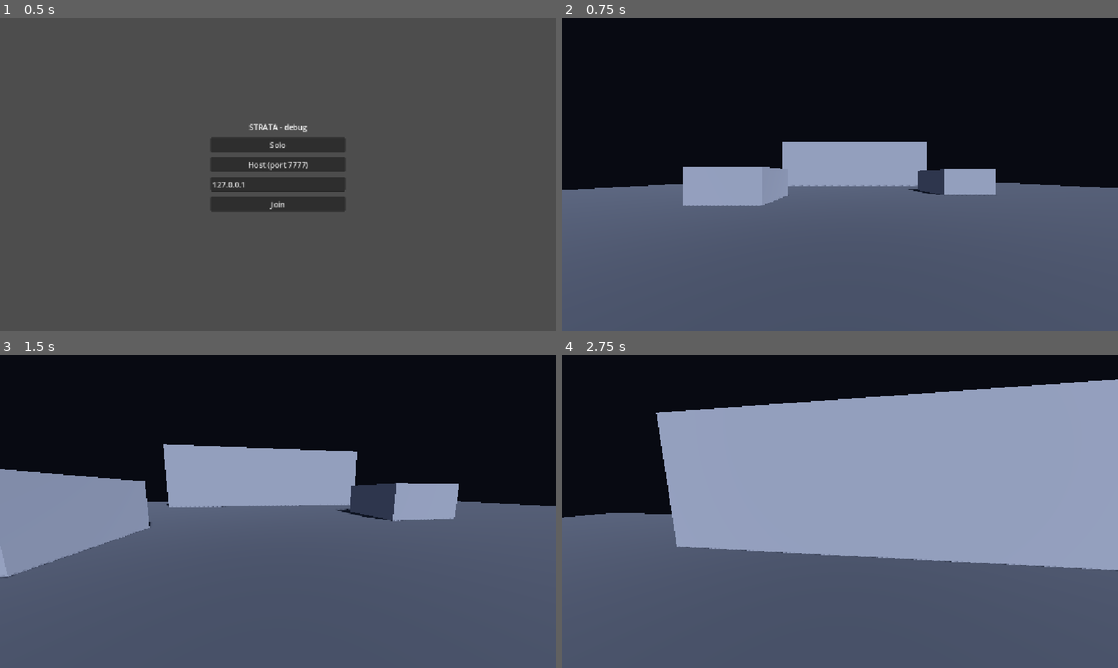
Above: before the commit, frames 1-4 (two rows, left to right).
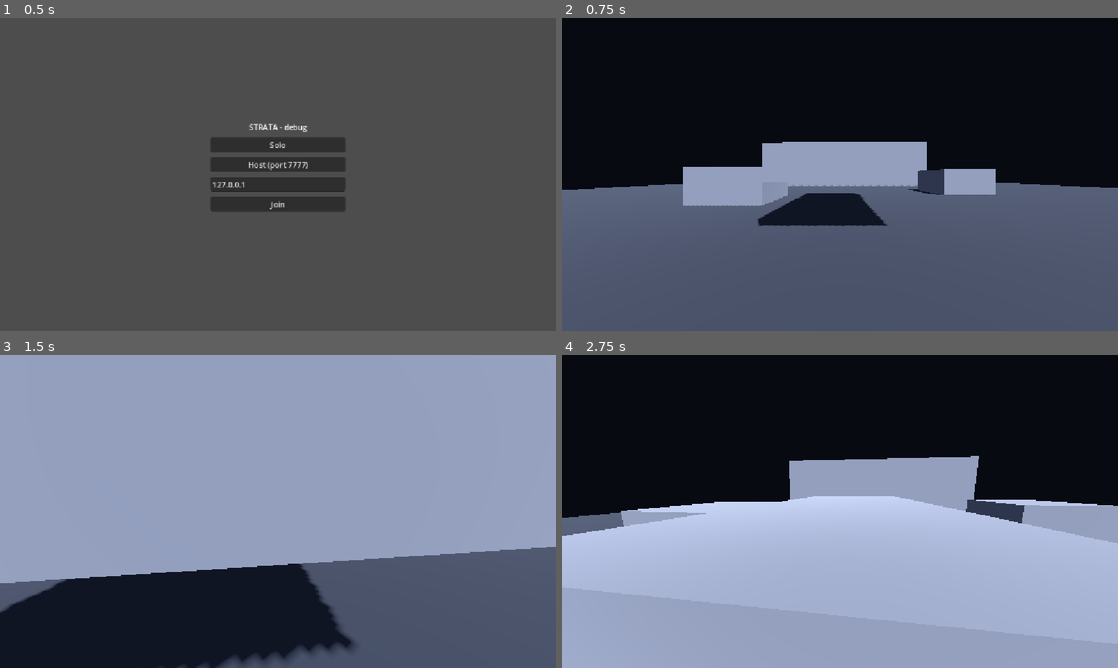
Above: after the commit, the same moments.

Repository: kyaminq-ui/Strata_FPS
Game: Godot game, scene res://game/main.tscn
Same seed, same stepped clock (60 frames per second), same inputs: the game is played once before the commit and once after it.
Inputs (mouse positions are in pixels of both pictures, inside the frame that each line leads up to):
- Up to frame 1 (0.5 s): no input
- Up to frame 2 (0.75 s): click "Solo" at 0.5 s
- Up to frame 3 (1.5 s): tap Enter at 1.25 s; move the mouse to (305, 511) at 1.27 s; hold W (move_forward) from 1.28 s (still down); tap Shift (dash) at 1.35 s; click (305, 511) at 1.42 s
- Up to frame 4 (2.75 s): keep holding W (move_forward); tap Space (jump) at 1.52, 1.82, 2.27, 2.3, 2.57 s; tap Ctrl (slide, bound only after the commit) at 1.55, 2.1 s; move the mouse to (812, 511) at 2.02 s

Frame 1 is identical in both runs. In frame 2, 2.1% of the frame differs, in the area x 35-59%, y 40-67%; in frame 3, 70%; in frame 4, 73%, in the area x 0-100%, y 7-100%.

Commit message:
Layer E: slide with crouch component, crawl under obstacles, replicated
Co-Authored-By: Claude Sonnet 5 <noreply@anthropic.com>

Diff:
--- a/game/player/movement_config.gd
+++ b/game/player/movement_config.gd
@@ -20,6 +20,16 @@
 @export var dash_duration: float = 0.18
 @export var dash_cooldown: float = 0.8
 
+@export_group("Couche E - Slide")
+@export var slide_min_entry_speed: float = 5.0
+@export var slide_speed: float = 12.0
+@export var slide_duration: float = 0.8
+@export var slide_friction: float = 6.0
+@export var crawl_speed: float = 3.0
+@export var slide_height: float = 1.0
+@export var slide_head_height: float = 0.75
+@export var crouch_transition: float = 0.1
+
 @export_group("Regard")
 @export var mouse_sensitivity: float = 0.0022
 @export var max_pitch_degrees: float = 89.0
--- a/game/player/player.gd
+++ b/game/player/player.gd
@@ -15,18 +15,24 @@
 var net_position: Vector3
 var net_yaw: float
 var net_pitch: float
+var net_sliding: bool
 
 var _coyote_left := 0.0
 var _jump_buffer_left := 0.0
 var _dash_left := 0.0
 var _dash_cooldown_left := 0.0
 var _dash_dir := Vector3.ZERO
+var _sliding := false
+var _slide_left := 0.0
+var _slide_speed := 0.0
+var _slide_dir := Vector3.ZERO
 
 @onready var _head: Node3D = $Head
 @onready var _camera: Camera3D = $Head/Camera3D
 @onready var _body_mesh: MeshInstance3D = $BodyMesh
 @onready var _visor_mesh: MeshInstance3D = $Head/VisorMesh
 @onready var _label: Label3D = $NameLabel
+@onready var _crouch: PlayerCrouch = $Crouch
 
 
 func _enter_tree() -> void:
@@ -75,11 +81,15 @@
 	var wish_dir := (global_basis * Vector3(input.x, 0.0, input.y)).normalized()
 
 	_dash_cooldown_left = maxf(_dash_cooldown_left - delta, 0.0)
-	if Input.is_action_just_pressed("dash") and _dash_cooldown_left <= 0.0:
+	if Input.is_action_just_pressed("dash") and _dash_cooldown_left <= 0.0 and (not _sliding or _end_slide()):
 		_start_dash(wish_dir)
+	if Input.is_action_just_pressed("slide") and _can_start_slide():
+		_start_slide()
 
 	if _dash_left > 0.0:
 		_update_dash(delta)
+	elif _sliding:
+		_update_slide(delta, wish_dir)
 	else:
 		_update_walk(delta, wish_dir)
 
@@ -88,6 +98,7 @@
 	net_position = global_position
 	net_yaw = rotation.y
 	net_pitch = _head.rotation.x
+	net_sliding = _sliding
 
 
 func _update_walk(delta: float, wish_dir: Vector3) -> void:
@@ -121,6 +132,53 @@
 		velocity = _dash_dir * config.walk_speed
 
 
+func _jump_velocity() -> float:
+	return sqrt(2.0 * config.gravity * config.jump_height)
+
+
+func _can_start_slide() -> bool:
+	var speed := Vector2(velocity.x, velocity.z).length()
+	return not _sliding and _dash_left <= 0.0 and is_on_floor() and speed >= config.slide_min_entry_speed
+
+
+## Glissade qui conserve l'élan : direction figée, vitesse >= slide_speed puis friction.
+func _start_slide() -> void:
+	var horizontal := Vector3(velocity.x, 0.0, velocity.z)
+	_slide_dir = horizontal.normalized()
+	_slide_speed = maxf(horizontal.length(), config.slide_speed)
+	_slide_left = config.slide_duration
+	_sliding = true
+	_crouch.crouched = true
+
+
+## Après slide_duration, on se relève si possible ; sinon on rampe sous l'obstacle (contrôle libre).
+func _update_slide(delta: float, wish_dir: Vector3) -> void:
+	_slide_left -= delta
+	if not is_on_floor():
+		velocity.y -= config.gravity * delta
+	if Input.is_action_just_pressed("jump") and _end_slide():
+		velocity.y = _jump_velocity()  # saut hors du slide : l'élan est conservé
+		return
+	if (_slide_left <= 0.0 or not is_on_floor()) and _end_slide():
+		return
+	if _slide_left > 0.0:
+		_slide_speed = maxf(_slide_speed - config.slide_friction * delta, 0.0)
+		velocity.x = _slide_dir.x * _slide_speed
+		velocity.z = _slide_dir.z * _slide_speed
+	else:
+		velocity.x = wish_dir.x * config.crawl_speed
+		velocity.z = wish_dir.z * config.crawl_speed
+
+
+## Termine le slide si la place permet de se relever (sinon on reste accroupi sous l'obstacle).
+func _end_slide() -> bool:
+	if not _crouch.can_stand():
+		return false
+	_sliding = false
+	_crouch.crouched = false
+	return true
+
+
 func _update_jump(delta: float) -> void:
 	_coyote_left = config.coyote_time if is_on_floor() else maxf(_coyote_left - delta, 0.0)
 	if Input.is_action_just_pressed("jump"):
@@ -128,7 +186,7 @@
 	else:
 		_jump_buffer_left = maxf(_jump_buffer_left - delta, 0.0)
 	if _jump_buffer_left > 0.0 and _coyote_left > 0.0:
-		velocity.y = sqrt(2.0 * config.gravity * config.jump_height)
+		velocity.y = _jump_velocity()
 		_jump_buffer_left = 0.0
 		_coyote_left = 0.0
 
@@ -136,6 +194,7 @@
 func _process(delta: float) -> void:
 	if is_multiplayer_authority():
 		return
+	_crouch.crouched = net_sliding
 	var t := 1.0 - exp(-REMOTE_SMOOTHING * delta)
 	global_position = global_position.lerp(net_position, t)
 	rotation.y = lerp_angle(rotation.y, net_yaw, t)
--- a/game/player/player.tscn
+++ b/game/player/player.tscn
@@ -1,7 +1,8 @@
-[gd_scene load_steps=8 format=3]
+[gd_scene load_steps=9 format=3]
 
 [ext_resource type="Script" path="res://game/player/player.gd" id="1"]
 [ext_resource type="Resource" path="res://game/player/default_movement.tres" id="2"]
+[ext_resource type="Script" path="res://game/player/player_crouch.gd" id="3"]
 
 [sub_resource type="CapsuleShape3D" id="shape"]
 radius = 0.4
@@ -24,6 +25,9 @@
 properties/2/path = NodePath(".:net_pitch")
 properties/2/spawn = false
 properties/2/replication_mode = 1
+properties/3/path = NodePath(".:net_sliding")
+properties/3/spawn = false
+properties/3/replication_mode = 1
 
 [node name="Player" type="CharacterBody3D"]
 collision_layer = 2
@@ -57,3 +61,10 @@
 
 [node name="Sync" type="MultiplayerSynchronizer" parent="."]
 replication_config = SubResource("replication")
+
+[node name="Crouch" type="Node" parent="." node_paths=PackedStringArray("shape_node", "head", "body_mesh")]
+script = ExtResource("3")
+config = ExtResource("2")
+shape_node = NodePath("../CollisionShape3D")
+head = NodePath("../Head")
+body_mesh = NodePath("../BodyMesh")
--- /dev/null
+++ b/game/player/player_crouch.gd
@@ -0,0 +1,42 @@
+class_name PlayerCrouch
+extends Node
+## Hauteur du joueur pendant un slide : collision (autorité seulement), tête et mesh
+## (tous les peers, avec transition douce). `crouched` est piloté par Player.
+
+const STAND_HEIGHT := 1.8  # doit correspondre à la capsule de player.tscn
+const STAND_HEAD_Y := 1.6
+
+@export var config: MovementConfig
+@export var shape_node: CollisionShape3D
+@export var head: Node3D
+@export var body_mesh: MeshInstance3D
+
+var crouched := false
+
+var _blend := 0.0
+var _body: CharacterBody3D
+var _shape: CapsuleShape3D
+
+
+func _ready() -> void:
+	_body = get_parent()
+	# La sous-ressource de la scène est partagée entre instances : chaque joueur a la sienne.
+	_shape = shape_node.shape.duplicate()
+	shape_node.shape = _shape
+
+
+## Vrai s'il y a la place de se relever (rien au-dessus de la capsule accroupie).
+func can_stand() -> bool:
+	return not _body.test_move(_body.global_transform, Vector3.UP * (STAND_HEIGHT - config.slide_height))
+
+
+func _process(delta: float) -> void:
+	_blend = move_toward(_blend, 1.0 if crouched else 0.0, delta / config.crouch_transition)
+	head.position.y = lerpf(STAND_HEAD_Y, config.slide_head_height, _blend)
+	var height_ratio := lerpf(1.0, config.slide_height / STAND_HEIGHT, _blend)
+	body_mesh.scale.y = height_ratio
+	body_mesh.position.y = STAND_HEIGHT * height_ratio * 0.5
+	if _body.is_multiplayer_authority():
+		var height := config.slide_height if crouched else STAND_HEIGHT
+		_shape.height = height
+		shape_node.position.y = height * 0.5
--- a/game/world/arena_graybox.tscn
+++ b/game/world/arena_graybox.tscn
@@ -38,6 +38,12 @@
 
 [sub_resource type="BoxShape3D" id="platform_shape"]
 size = Vector3(8, 1, 8)
+
+[sub_resource type="BoxMesh" id="beam_mesh"]
+size = Vector3(4, 1, 8)
+
+[sub_resource type="BoxShape3D" id="beam_shape"]
+size = Vector3(4, 1, 8)
 
 [node name="ArenaGraybox" type="Node3D"]
 
@@ -100,6 +106,16 @@
 [node name="Shape" type="CollisionShape3D" parent="World/Platform"]
 shape = SubResource("platform_shape")
 
+[node name="LowBeam" type="StaticBody3D" parent="World"]
+transform = Transform3D(1, 0, 0, 0, 1, 0, 0, 0, 1, -2, 1.9, -8)
+
+[node name="Mesh" type="MeshInstance3D" parent="World/LowBeam"]
+mesh = SubResource("beam_mesh")
+surface_material_override/0 = SubResource("mat_block")
+
+[node name="Shape" type="CollisionShape3D" parent="World/LowBeam"]
+shape = SubResource("beam_shape")
+
 [node name="SpawnPoints" type="Node3D" parent="."]
 
 [node name="Spawn1" type="Marker3D" parent="SpawnPoints"]
--- a/project.godot
+++ b/project.godot
@@ -62,6 +62,11 @@
 "events": [Object(InputEventKey,"resource_local_to_scene":false,"resource_name":"","device":-1,"window_id":0,"alt_press …(196 unchanged characters)…
 }
 
+slide={
+"deadzone": 0.2,
+"events": [Object(InputEventKey,"resource_local_to_scene":false,"resource_name":"","device":-1,"window_id":0,"alt_pressed":false,"shift_pressed":false,"ctrl_pressed":false,"meta_pressed":false,"pressed":false,"keycode":0,"physical_keycode":4194326,"key_label":0,"unicode":0,"location":0,"echo":false,"script":null)]
+}
+
 [physics]
 
 3d/physics_engine="Jolt Physics"
--- a/tests/net_probe.gd
+++ b/tests/net_probe.gd
@@ -26,13 +26,21 @@
 		Input.action_release("move_forward")
 		_report("apres")
 		quit()
-	if _walking and fmod(_elapsed, 1.0) < delta:
+	if _walking:
+		_press_scheduled_actions(delta)
+	return false
+
+
+## Cycle de 3 s : jump+dash à 0 s, slide à +1 s (appuis d'une frame).
+func _press_scheduled_actions(delta: float) -> void:
+	var phase := fmod(_elapsed, 3.0)
+	for action in ["jump", "dash", "slide"]:
+		Input.action_release(action)
+	if phase < delta:
 		Input.action_press("jump")
 		Input.action_press("dash")
-	elif _walking:
-		Input.action_release("jump")
-		Input.action_release("dash")
-	return false
+	elif phase >= 1.0 and phase < 1.0 + delta:
+		Input.action_press("slide")
 
 
 func _report(label: String) -> void:
Not shown, added: game/player/player_crouch.gd.uid
Not shown: 1 places in game/world/arena_graybox.tscn that only renumber resources
Not shown, changed: docs/ARCHITECTURE.md
Not shown, changed: docs/MOVEMENT_METRICS.md
Not shown, changed: docs/TASKS.md
